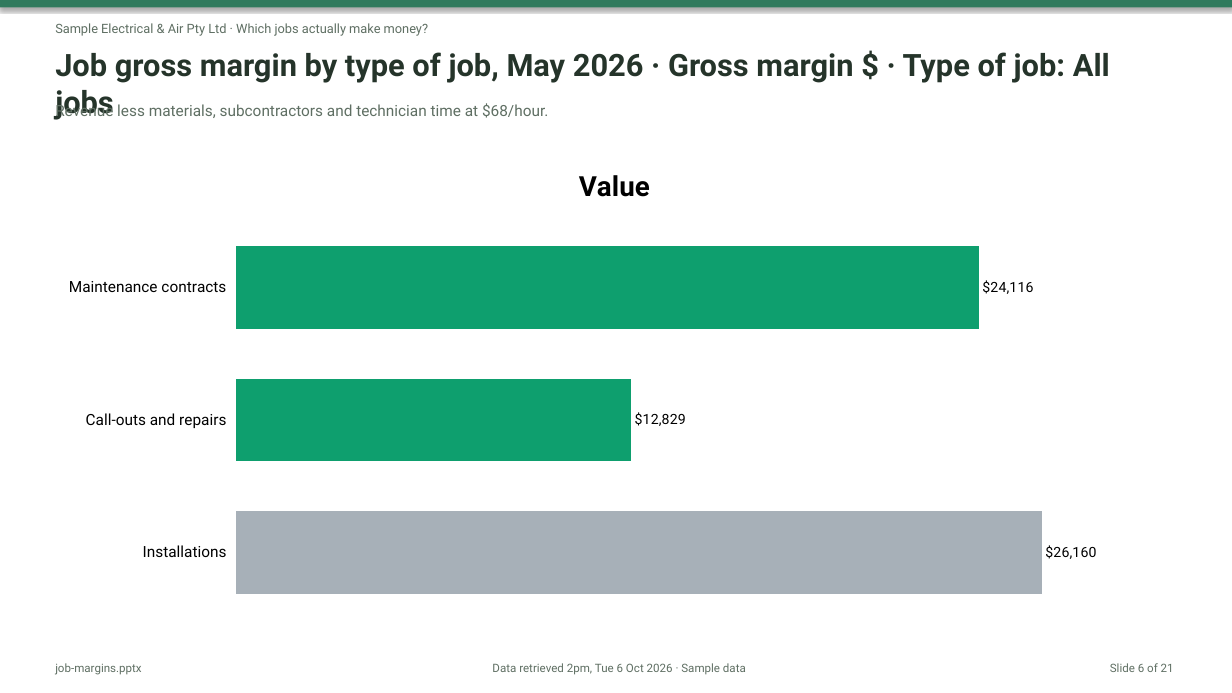
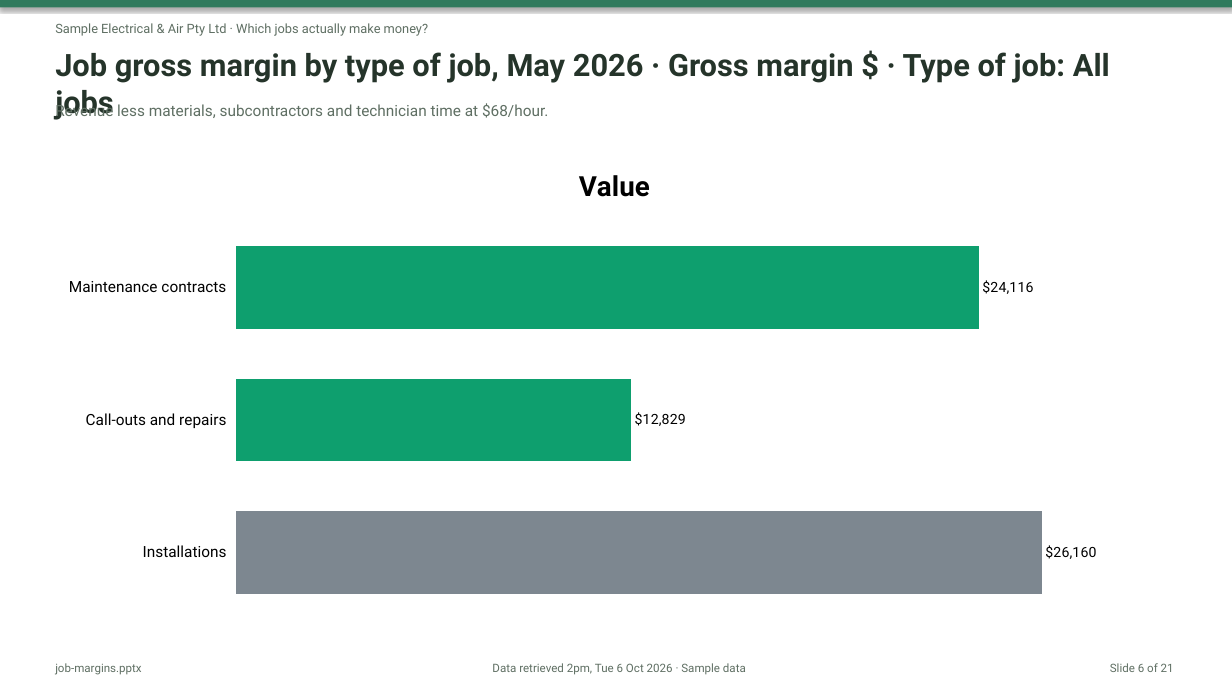
Before and after one commit to nnbooth/3sheets, a slide deck: slide 6 of media/exports/reports/2026-05/job-margins.pptx. Drawn at 1232x693 pixels with LibreOffice and Linux fonts; fonts in the diff are those of the drawing. Boxes give left, top, right and bottom in pixels: in the first picture for what was removed or moved away, otherwise in the second. Text is boxed around its words. In the diff, an @@ line names an element or a change of style, - is before the commit and + after.

```diff
--- a/media/exports/reports/2026-05/job-margins.pptx
+++ b/media/exports/reports/2026-05/job-margins.pptx
@@ bar chart at (x1=46, y1=148, x2=1183, y2=628) @@
@@ colours of single points changed @@
```
Also in this commit, not shown: 3 other slides changed, 59 other files.
